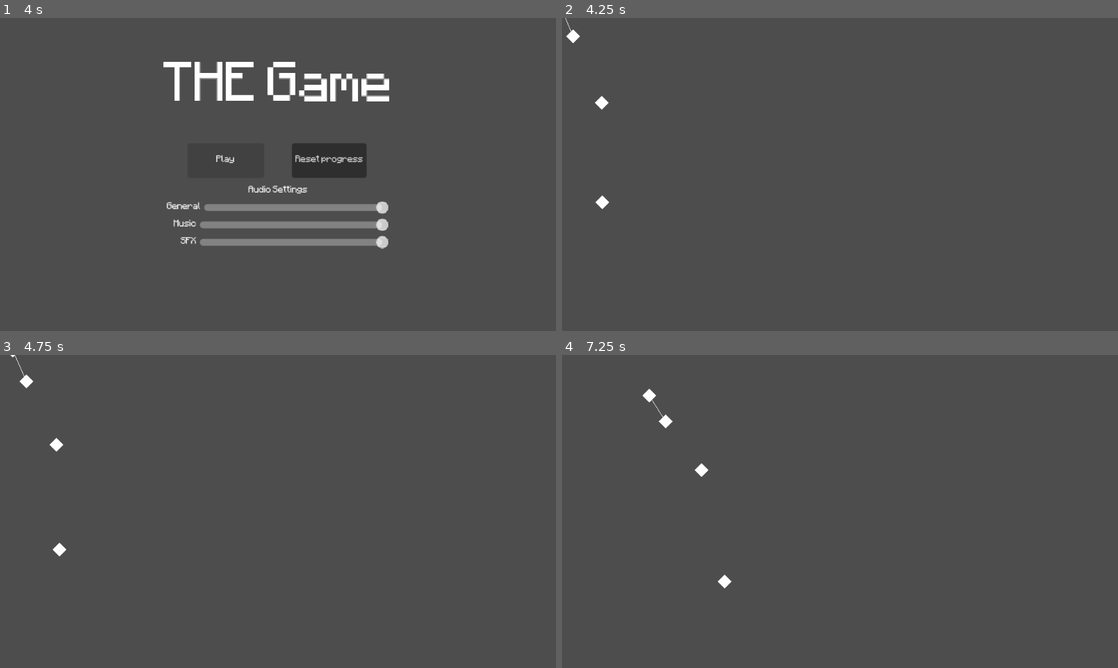
Above: before the commit, frames 1-4 (two rows, left to right).
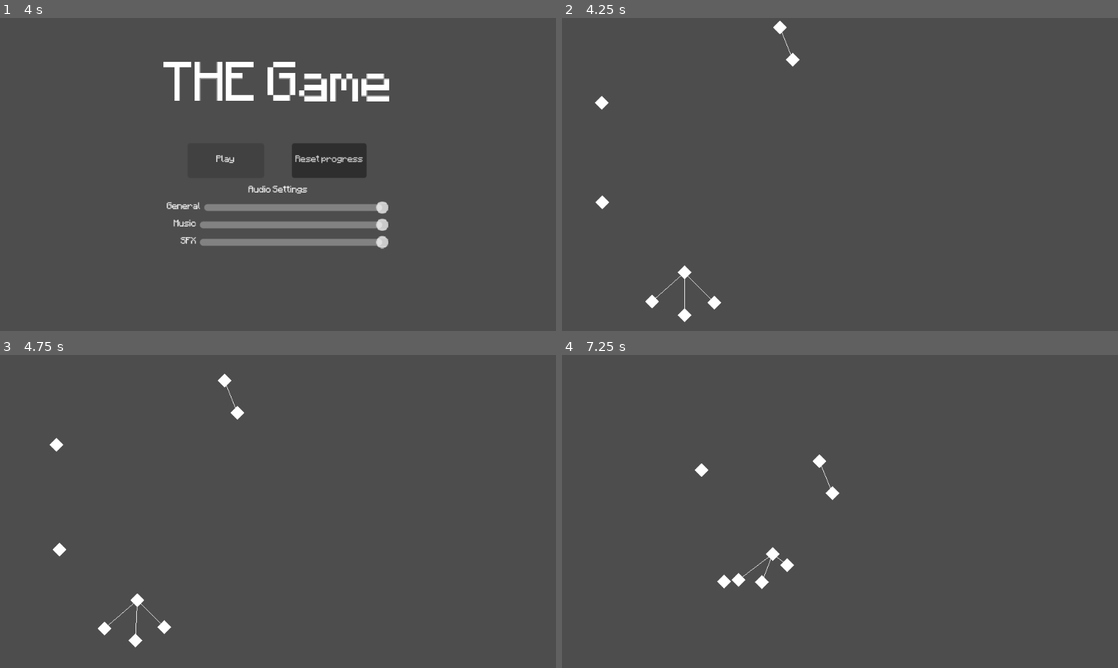
Above: after the commit, the same moments.

Repository: TrueHopolok/gj_MicroJam58
Game: Godot game, scene res://ui/menus/main_menu/main_menu.tscn
Same seed, same stepped clock (60 frames per second), same inputs: the game is played once before the commit and once after it. The project has no main scene, so this scene is started directly.
Inputs:
- Up to frame 1 (4 s): click "Reset progress" at 0.5 s; click "Play" at 1.25 s; click "Play" at 2 s; click "OK" at 2.75 s; click "Play" at 3.5 s
- Up to frame 2 (4.25 s): no input
- Up to frame 3 (4.75 s): no input
- Up to frame 4 (7.25 s): no input

Frame 1 is identical in both runs. In frame 2, 0.5% of the frame differs, in the area x 0-43%, y 0-98%; in frame 3, 0.5%; in frame 4, 0.6%, in the area x 14-50%, y 10-75%.

Commit message:
feat: added Idolled Enemy

Diff:
--- /dev/null
+++ b/scenes/enemy/advanced/enemy_idolled.gd
@@ -0,0 +1,24 @@
+class_name EnemyIdolled
+extends Enemy
+
+
+var enemies: Dictionary[Enemy, bool]
+
+
+func _physics_process(delta: float) -> void:
+	super(delta)
+	queue_redraw()
+
+
+func _draw() -> void:
+	for enemy in enemies:
+		draw_line(to_local(global_position), to_local(enemy.global_position), Color.WHITE)
+
+
+func idol_died(enemy: Enemy) -> void:
+	enemies.erase(enemy)
+
+
+func take_damage() -> void:
+	if enemies.is_empty():
+		super()
--- /dev/null
+++ b/scenes/enemy/advanced/enemy_idolled.tscn
@@ -0,0 +1,7 @@
+[gd_scene format=3 uid="uid://g4va3oey314n"]
+
+[ext_resource type="PackedScene" uid="uid://gbsgy7a03y4m" path="res://scenes/enemy/enemy.tscn" id="1_4n8d7"]
+[ext_resource type="Script" uid="uid://dmowb7y68gh6u" path="res://scenes/enemy/advanced/enemy_idolled.gd" id="2_iwr62"]
+
+[node name="EnemyIdolled" unique_id=344490489 instance=ExtResource("1_4n8d7")]
+script = ExtResource("2_iwr62")
--- /dev/null
+++ b/scenes/enemy/advanced/enemy_idolled_spawner.gd
@@ -0,0 +1,46 @@
+class_name EnemyIdolledSpawner
+extends Node2D
+
+
+@export var _spawn_radius: float = 50.0
+@export var _packed_idol: PackedScene
+@export var _packed_enemies: Array[PackedScene]
+
+var _enemies: Array[Enemy]
+var _instanced: bool = false
+
+
+func _ready() -> void:
+	instansiate_all_enemies()
+	queue_free()
+
+
+func instansiate_all_enemies() -> void:
+	if _instanced:
+		return
+	_instanced = true
+
+	var idol: EnemyIdolled = _packed_idol.instantiate()
+	idol.position = position
+	get_parent().add_child.call_deferred(idol)
+
+	for pack in _packed_enemies:
+		var inst: Enemy = pack.instantiate()
+		var x: float = randf_range(-_spawn_radius, _spawn_radius)
+		var y: float = sqrt(_spawn_radius * _spawn_radius - x * x)
+		inst.position = Vector2(x, y) + position
+		get_parent().add_child.call_deferred(inst)
+
+		_enemies.push_back(inst)
+		idol.enemies[inst] = true
+
+
+func connect_death_signal(f: Callable) -> void:
+	if !_instanced:
+		instansiate_all_enemies()
+	for enemy in _enemies:
+		enemy.died.connect(f)
+
+
+func get_enemy_amount() -> int:
+	return _packed_enemies.size()
--- /dev/null
+++ b/scenes/enemy/advanced/enemy_idolled_spawner.tscn
@@ -0,0 +1,10 @@
+[gd_scene format=3 uid="uid://ieygnxsn025m"]
+
+[ext_resource type="Script" uid="uid://c88mxevy3oatr" path="res://scenes/enemy/advanced/enemy_idolled_spawner.gd" id="1_fv0h1"]
+[ext_resource type="PackedScene" uid="uid://g4va3oey314n" path="res://scenes/enemy/advanced/enemy_idolled.tscn" id="2_gv0it"]
+[ext_resource type="PackedScene" uid="uid://gbsgy7a03y4m" path="res://scenes/enemy/enemy.tscn" id="3_vcvjs"]
+
+[node name="EnemyIdolledSpawner" type="Node2D" unique_id=298117548]
+script = ExtResource("1_fv0h1")
+_packed_idol = ExtResource("2_gv0it")
+_packed_enemies = Array[PackedScene]([ExtResource("3_vcvjs"), ExtResource("3_vcvjs"), ExtResource("3_vcvjs")])
--- a/scenes/enemy/advanced/enemy_twin_spawner.gd
+++ b/scenes/enemy/advanced/enemy_twin_spawner.gd
@@ -11,8 +11,8 @@
 func _ready() -> void:
 	var x: float = randf_range(0, _spawn_radius)
 	var y: float = sqrt(_spawn_radius * _spawn_radius - x * x)
-	_inst_1.position = Vector2(x, y)
-	_inst_2.position = Vector2(-x, -y)
+	_inst_1.position = Vector2(x, y) + position
+	_inst_2.position = Vector2(-x, -y) + position
 	_inst_1.twin = _inst_2
 	_inst_2.twin = _inst_1
 	get_parent().add_child.call_deferred(_inst_1)
--- a/scenes/test_scene.tscn
+++ b/scenes/test_scene.tscn
@@ -3,6 +3,7 @@
 [ext_resource type="PackedScene" uid="uid://gbsgy7a03y4m" path="res://scenes/enemy/enemy.tscn" id="3_7ddre"]
 [ext_resource type="PackedScene" uid="uid://bb8m2ejo1y6x3" path="res://scenes/enemy/advanced/enemy_rotate.tscn" id="4_qjeyg"]
 [ext_resource type="PackedScene" uid="uid://ccpxvxd0vy0qv" path="res://scenes/enemy/advanced/enemy_twin_spawner.tscn" id="5_qjeyg"]
+[ext_resource type="PackedScene" uid="uid://ieygnxsn025m" path="res://scenes/enemy/advanced/enemy_idolled_spawner.tscn" id="6_3qnke"]
 [ext_resource type="Script" uid="uid://cau4hs0c4s1p8" path="res://scenes/audio/ambient_audio_player/ambient_audio_player.gd" id="8_rnaij"]
 [ext_resource type="PackedScene" uid="uid://cav0jmryusucx" path="res://ui/menus/pause_menu/pause_menu.tscn" id="9_h3xc6"]
 
@@ -25,3 +26,6 @@
 
 [node name="EnemyTwinSpawner" parent="." unique_id=636346674 instance=ExtResource("5_qjeyg")]
 position = Vector2(256, 24)
+
+[node name="EnemyIdolledSpawner" parent="." unique_id=298117548 instance=ExtResource("6_3qnke")]
+position = Vector2(136, 296)
Not shown, added: scenes/enemy/advanced/enemy_idolled.gd.uid
Not shown, added: scenes/enemy/advanced/enemy_idolled_spawner.gd.uid
